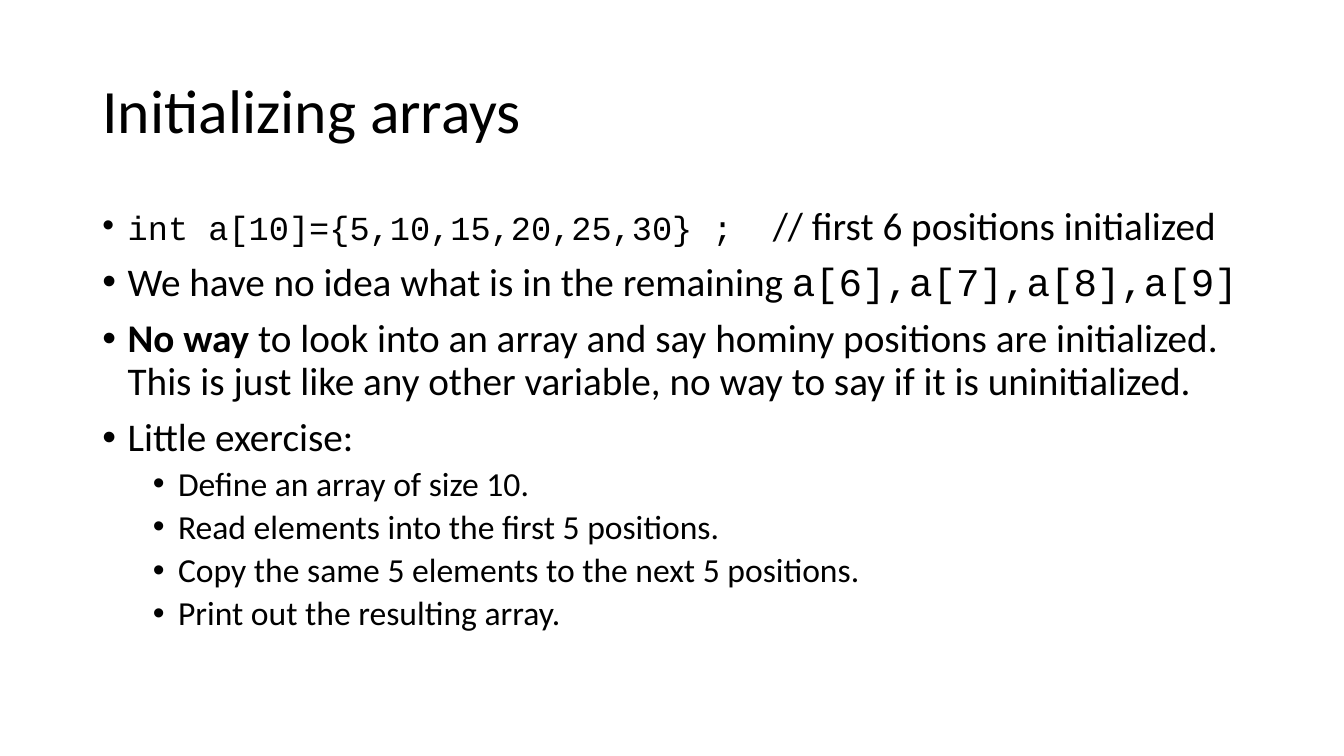
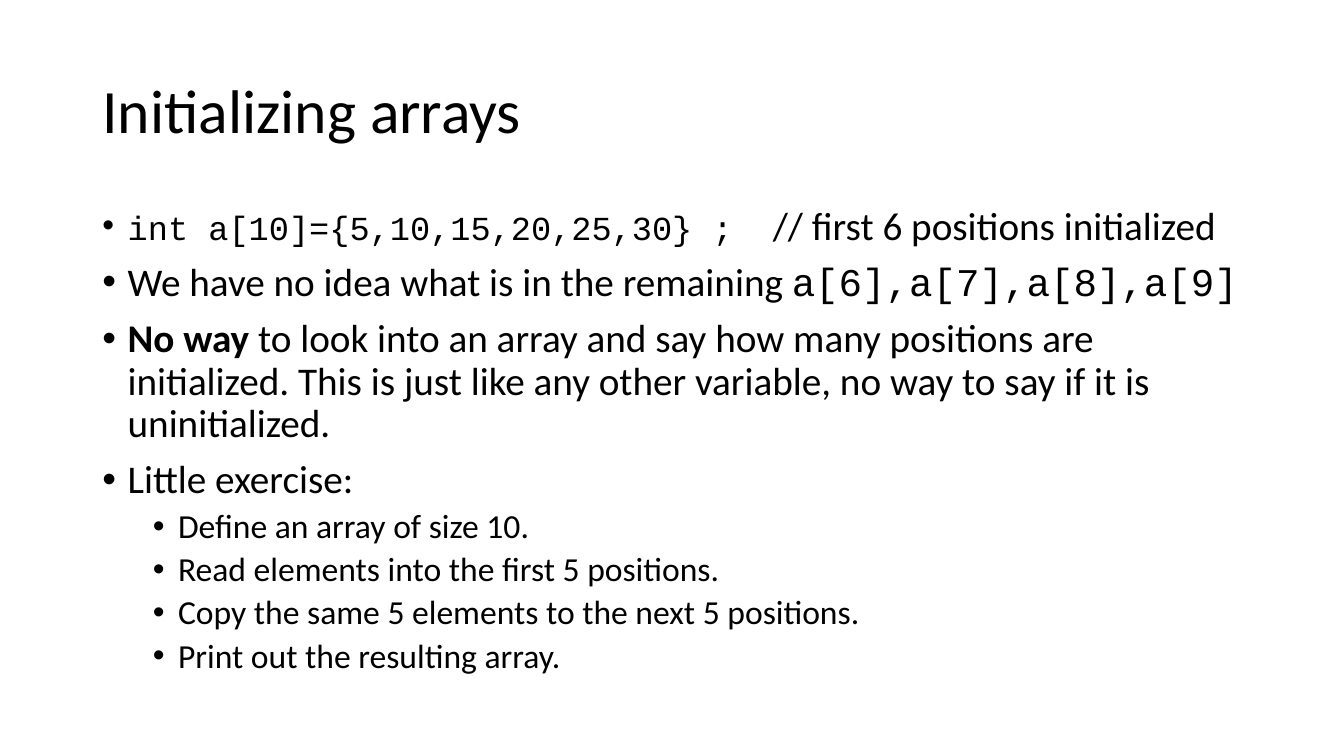
Before and after one commit to rbadrinath/FCP, a slide deck: slide 5 of slides/07-Arrays-char-ASCII-strings-fns.pptx. Drawn at 1344x756 pixels with LibreOffice and Linux fonts; fonts in the diff are those of the drawing. Boxes give left, top, right and bottom in pixels: in the first picture for what was removed or moved away, otherwise in the second. Text is boxed around its words. In the diff, an @@ line names an element or a change of style, - is before the commit and + after.

```diff
--- a/slides/07-Arrays-char-ASCII-strings-fns.pptx
+++ b/slides/07-Arrays-char-ASCII-strings-fns.pptx
@@ text at <box>128,324,1149,438</box>: text changed @@
-• No way to look into an array and say hominy positions are initialized. This is just like any other variable, no way to say if it is uninitialized.
+• No way to look into an array and say how many positions are initialized. This is just like any other variable, no way to say if it is uninitialized.
```
Also in this commit, not shown: 2 other slides changed, 1 other file.
